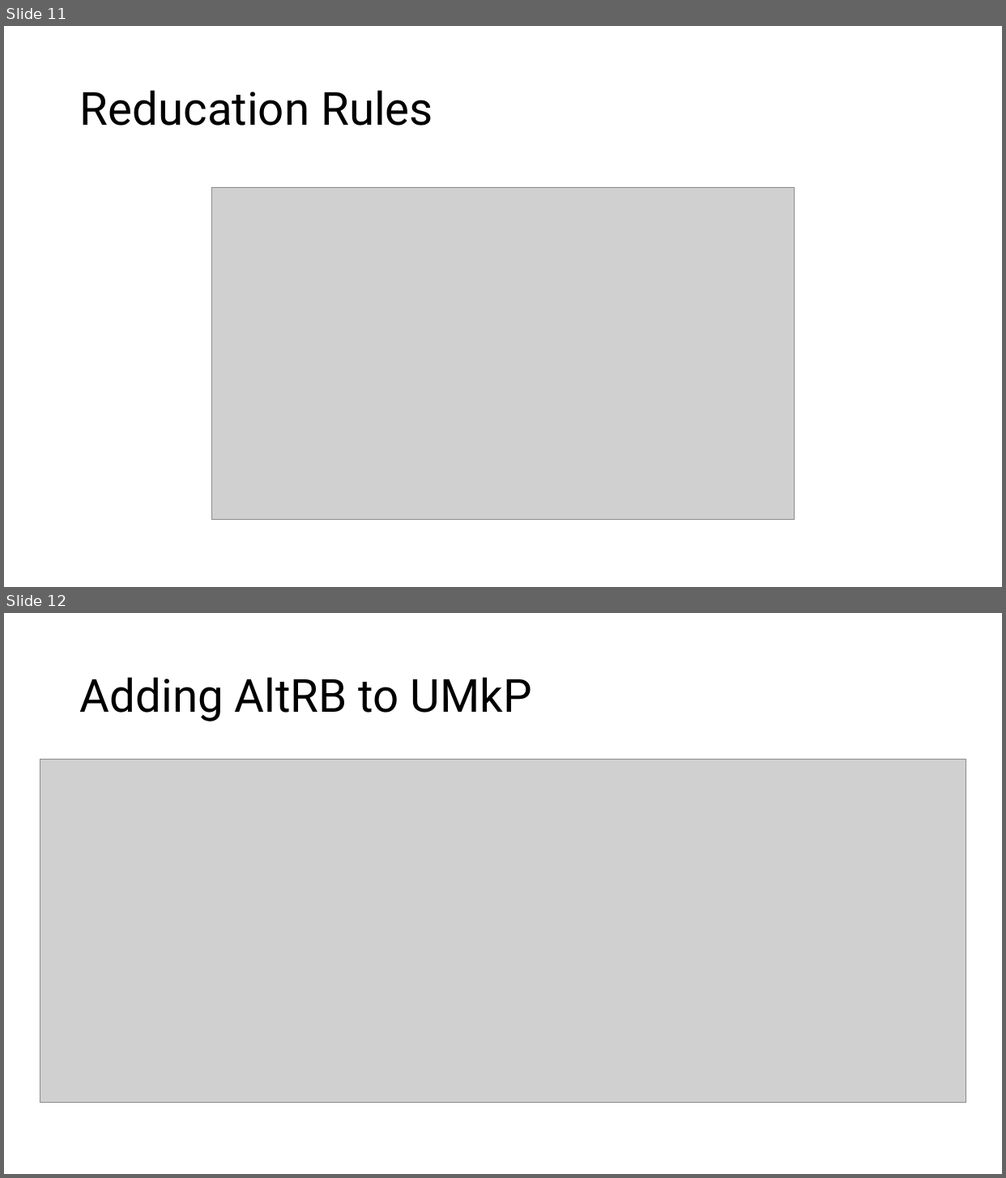
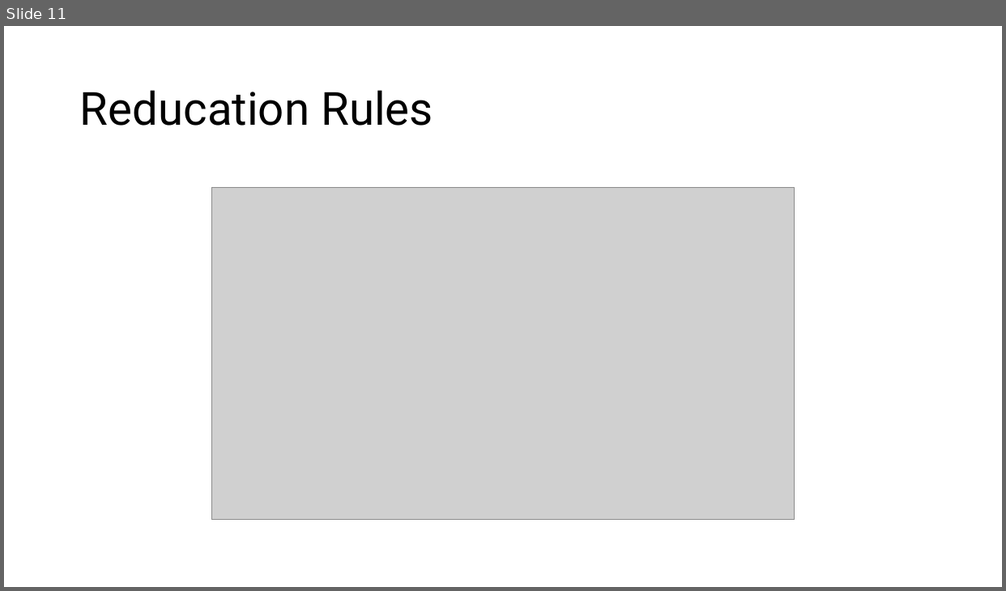
Before and after one commit to akhlaqueak/MaxKPlex, a slide deck: kPEX/kPEX_extension.pptx. Shown one above the other, each under a label of ours: slides 11 and 12 before the commit, slide 11 after it. The pictures are 1006x1178 and 1006x591 pixels, drawn with LibreOffice and Linux fonts; fonts in the diff are those of the drawing; grey boxes stand for pictures. Boxes give left, top, right and bottom in pixels: in the first picture for what was removed or moved away, otherwise in the second. Text is boxed around its words. In the diff, an @@ line names an element or a change of style, - is before the commit and + after.

```diff
--- a/kPEX/kPEX_extension.pptx
+++ b/kPEX/kPEX_extension.pptx
@@ slide 12 removed at <box>4,613,1002,1174</box>, background #FFFFFF @@
@@ title removed at <box>80,677,532,722</box> @@
-Adding AltRB to UMkP
@@ picture removed at <box>40,759,966,1102</box> @@
```
Also in this commit, not shown: 1 slide changed, 5 slides added, 2 other slides removed, 3 other files.
